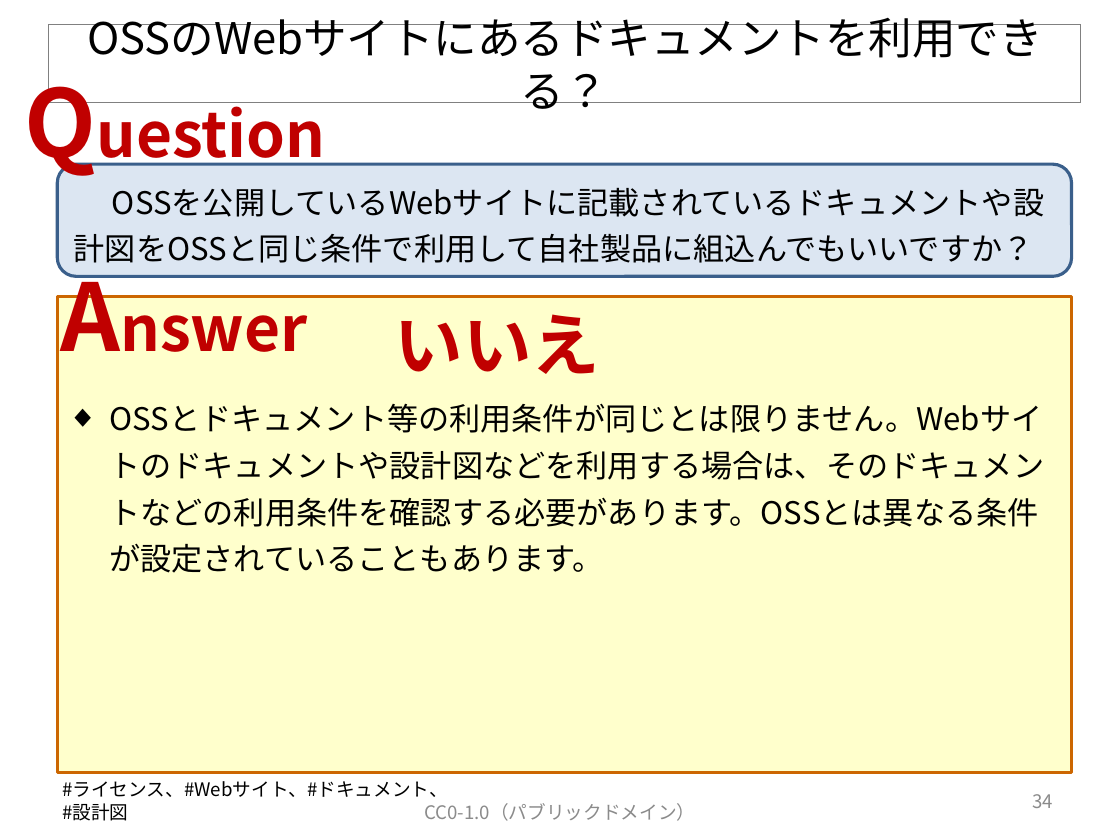
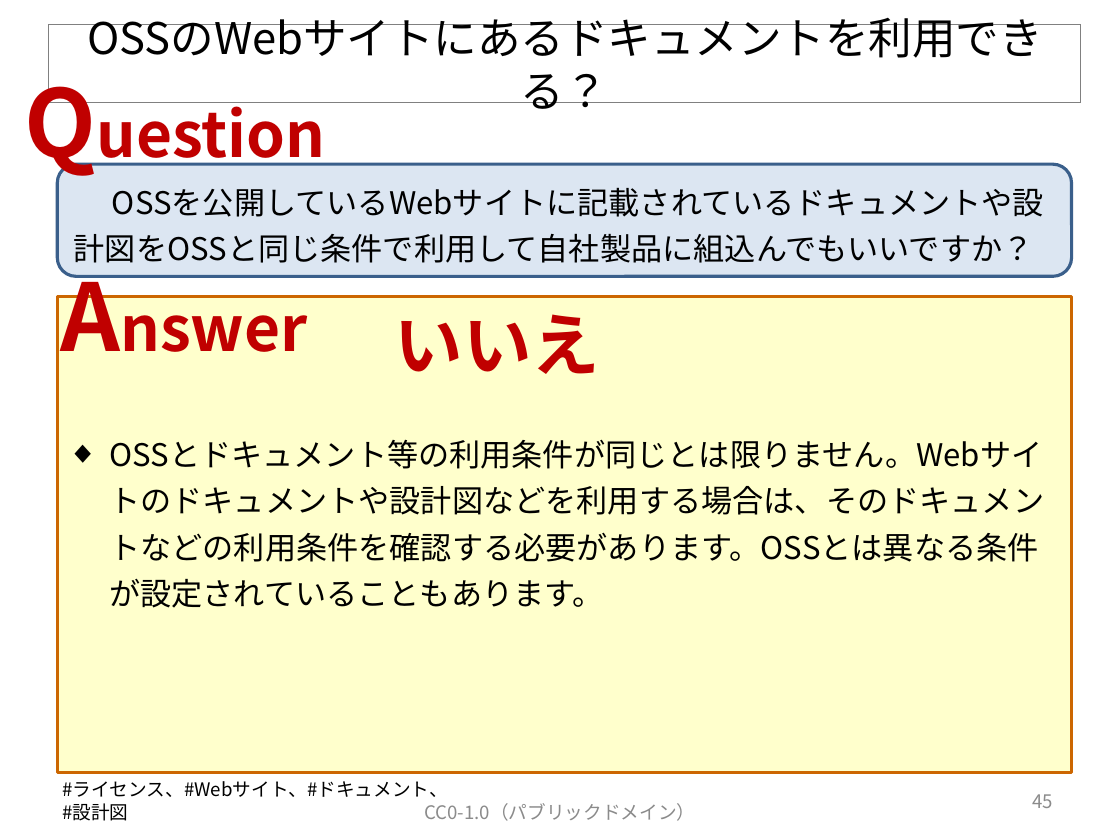
Before and after one commit to OpenChain-Project/OpenChain-JWG, a slide deck: slide 46 of Education_Material/FAQ/OSSライセンス関連でよくある誤解_CC0.pptx (slide 35 before the commit). Drawn at 1120x840 pixels with LibreOffice and Linux fonts; fonts in the diff are those of the drawing. Boxes give left, top, right and bottom in pixels: in the first picture for what was removed or moved away, otherwise in the second. Text is boxed around its words. In the diff, an @@ line names an element or a change of style, - is before the commit and + after.

Commit message:
V6を公開します。

```diff
--- a/Education_Material/FAQ/OSSライセンス関連でよくある誤解_CC0.pptx
+++ b/Education_Material/FAQ/OSSライセンス関連でよくある誤解_CC0.pptx
@@ text "OSSとドキュメント等の利用条件が同じとは限りません。Webサイトのドキュメントや設計図などを利用する場合は、そのドキュ ...": place and size @@
-text "OSSとドキュメント等の利用条件が同じとは限りません。Webサイトのドキュメントや設計図などを利用する場合は、そのドキュ ..." at (109,403,1044,573)
+text "OSSとドキュメント等の利用条件が同じとは限りません。Webサイトのドキュメントや設計図などを利用する場合は、そのドキュ ..." at (109,439,1044,608)
@@ page number at (1032,794,1053,808): text changed @@
-34
+45
```
Also in this commit, not shown: 4 other slides changed, 11 slides added.
